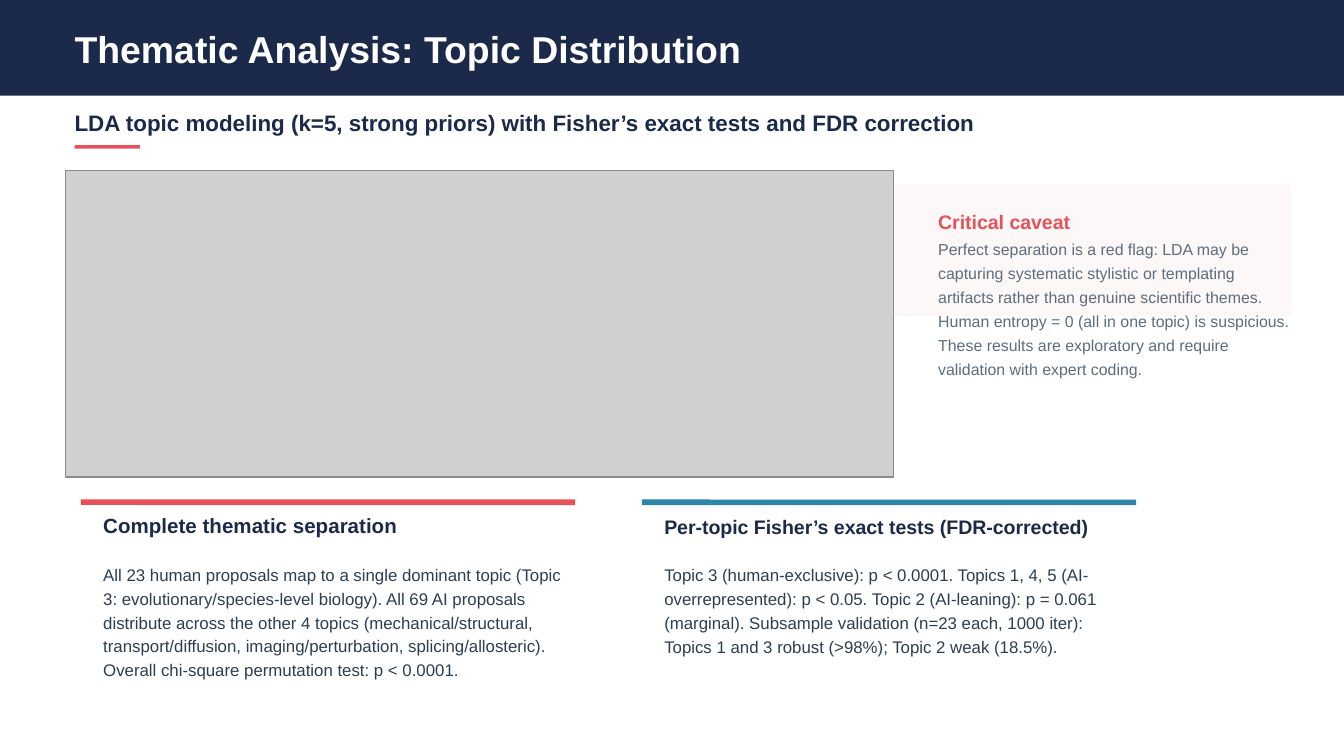
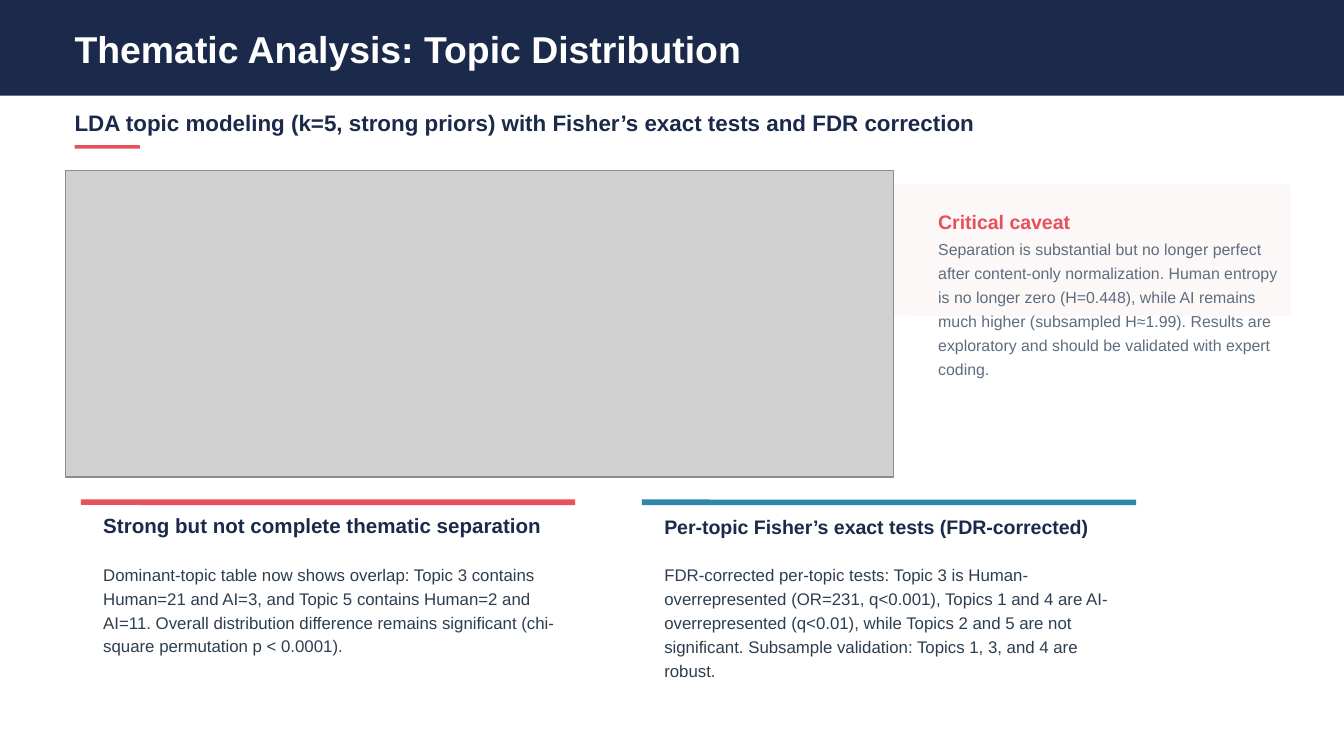
Before and after one commit to eveyhuang/human-AI-proposal, a slide deck: slide 12 of results/diversity_analysis_presentation_baseline_updated_20260218.pptx. Drawn at 1344x756 pixels with LibreOffice and Linux fonts; fonts in the diff are those of the drawing; grey boxes stand for pictures. Boxes give left, top, right and bottom in pixels: in the first picture for what was removed or moved away, otherwise in the second. Text is boxed around its words. In the diff, an @@ line names an element or a change of style, - is before the commit and + after.

Commit message:
updated slides

```diff
--- a/results/diversity_analysis_presentation_baseline_updated_20260218.pptx
+++ b/results/diversity_analysis_presentation_baseline_updated_20260218.pptx
@@ text at (938, 243, 1277, 379): text changed @@
-Perfect separation is a red flag: LDA may be capturing systematic stylistic or templating artifacts rather than genuine scientific themes. Human entropy = 0 (all in one topic) is suspicious. These results are exploratory and require validation with expert coding.
+Separation is substantial but no longer perfect after content-only normalization. Human entropy is no longer zero (H=0.448), while AI remains much higher (subsampled H≈1.99). Results are exploratory and should be validated with expert coding.
@@ text at (103, 518, 541, 538): text changed @@
-Complete thematic separation
+Strong but not complete thematic separation
@@ text at (103, 569, 554, 656): text changed @@
-All 23 human proposals map to a single dominant topic (Topic 3: evolutionary/species-level biology). All 69 AI proposals distribute across the other 4 topics (mechanical/structural, transport/diffusion, imaging/perturbation, splicing/allosteric). Overall chi-square permutation test: p < 0.0001.
+Dominant-topic table now shows overlap: Topic 3 contains Human=21 and AI=3, and Topic 5 contains Human=2 and AI=11. Overall distribution difference remains significant (chi-square permutation p < 0.0001).
@@ text at (664, 569, 1107, 677): text changed @@
-Topic 3 (human-exclusive): p < 0.0001. Topics 1, 4, 5 (AI-overrepresented): p < 0.05. Topic 2 (AI-leaning): p = 0.061 (marginal). Subsample validation (n=23 each, 1000 iter): Topics 1 and 3 robust (>98%); Topic 2 weak (18.5%).
+FDR-corrected per-topic tests: Topic 3 is Human-overrepresented (OR=231, q<0.001), Topics 1 and 4 are AI-overrepresented (q<0.01), while Topics 2 and 5 are not significant. Subsample validation: Topics 1, 3, and 4 are robust.
```
Also in this commit, not shown: 9 other slides changed, 1 other file.
